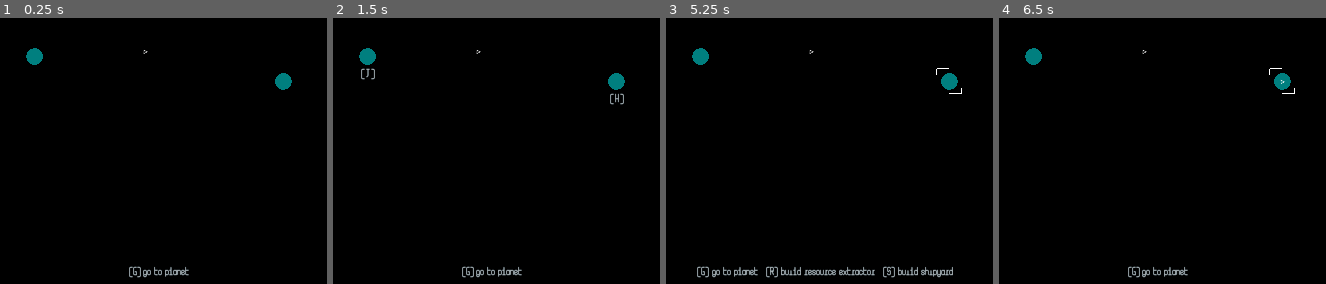
Above: before the commit, frames 1-4 (left to right).
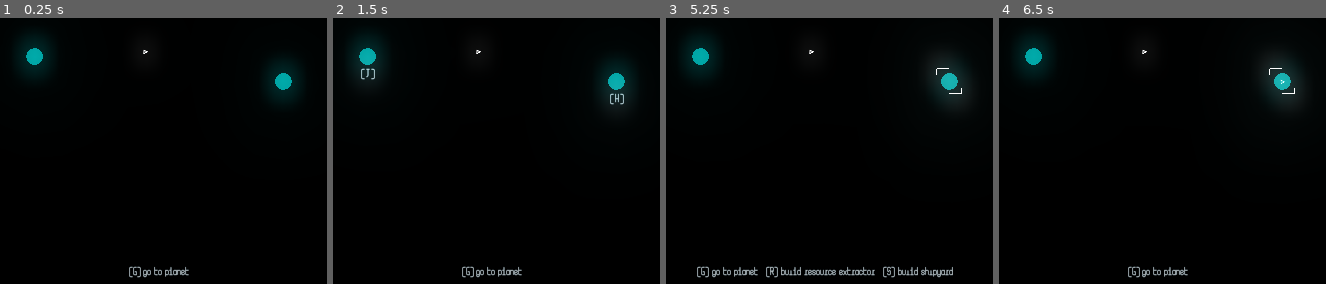
Above: after the commit, the same moments.

Repository: raffomania/aekisfour
Game: Godot game, scene res://main.tscn
Same seed, same stepped clock (60 frames per second), same inputs: the game is played once before the commit and once after it.
Inputs:
- Up to frame 1 (0.25 s): no input
- Up to frame 2 (1.5 s): tap Enter at 0.5 s; hold R (r) 0.53-1.28 s; tap G (g) at 0.6 s; tap Space at 1.25 s; tap R (r) at 1.35 s
- Up to frame 3 (5.25 s): tap S (s) at 1.55, 3.8, 4.35 s; tap Enter at 2, 3.5 s; hold S (s) 2.03-2.78 s; tap G (g) at 2.3, 2.85, 4.55 s; tap Space at 2.75, 4.25 s; tap R (r) at 3.05 s; hold R (r) 3.53-4.28 s; hold R (r) from 5.03 s (still down); tap H at 5.1 s
- Up to frame 4 (6.5 s): release R (r) at 5.78 s; tap J at 5.85 s; tap S (s) at 6.05 s

The runs differ from the first frame. In frame 1, 2.1% of the frame differs, in the area x 6-92%, y 7-31%; in frame 2, 2.7%; in frame 3, 2.8%; in frame 4, 2.9%, in the area x 6-93%, y 7-34%.

Commit message:
auto-commit

Diff:
--- a/main.tscn
+++ b/main.tscn
@@ -6,15 +6,26 @@
 [ext_resource path="res://camera.gd" type="Script" id=4]
 [ext_resource path="res://ui.tscn" type="PackedScene" id=5]
 
-[sub_resource type="QuadMesh" id=1]
+[sub_resource type="Environment" id=1]
+background_mode = 4
+glow_enabled = true
+glow_levels/7 = true
+glow_intensity = 1.0
+glow_bloom = 0.4
+glow_blend_mode = 0
+
+[sub_resource type="QuadMesh" id=2]
 size = Vector2( 12, 12 )
 
-[sub_resource type="MultiMesh" id=2]
-instance_count = 1
-mesh = SubResource( 1 )
-transform_2d_array = PoolVector2Array( 1, 0, 0, 1, 0, 0 )
+[sub_resource type="MultiMesh" id=3]
+instance_count = 4
+mesh = SubResource( 2 )
+transform_2d_array = PoolVector2Array( 1, 0, 0, 1, 0, 0, 1, 0, 0, 1, 0, 0, 1, 0, 0, 1, 0, 0, 1, 0, 0, 1, 0, 0 )
 
 [node name="main" type="Node"]
+
+[node name="WorldEnvironment" type="WorldEnvironment" parent="."]
+environment = SubResource( 1 )
 
 [node name="planet" type="Node2D" parent="."]
 position = Vector2( 1290.34, 610.976 )
@@ -25,7 +36,7 @@
 script = ExtResource( 1 )
 
 [node name="ships" type="MultiMeshInstance2D" parent="."]
-multimesh = SubResource( 2 )
+multimesh = SubResource( 3 )
 texture = ExtResource( 2 )
 script = ExtResource( 3 )
 
--- a/planet.gd
+++ b/planet.gd
@@ -64,16 +64,10 @@
 
 	if type == building_type.RESOURCE:
 		var resource_timer = Timer.new()
-		resource_timer.wait_time = 5
+		resource_timer.wait_time = 2
 		resource_timer.connect('timeout', self, 'tick_resources')
 		add_child(resource_timer)
 		resource_timer.start()
-	if type == building_type.SHIPYARD:
-		var build_timer = Timer.new()
-		build_timer.wait_time = 1
-		build_timer.connect('timeout', self, 'try_spawn_ship')
-		add_child(build_timer)
-		build_timer.start()
 
 func set_show_label(value):
 	show_label = value
@@ -86,3 +80,5 @@
 func set_resources(value):
 	resources = value
 	update()
+	if building == building_type.SHIPYARD:
+		try_spawn_ship()
--- a/ships.gd
+++ b/ships.gd
@@ -35,7 +35,7 @@
 	var target: Planet
 	var velocity: Vector2 = Vector2.ZERO
 	var resources = 0
-	const capacity = 3
+	const capacity = 2
 
 	func init(position):
 		transform = Transform2D().translated(position)
Not shown: 1 places in main.tscn that only renumber resources
